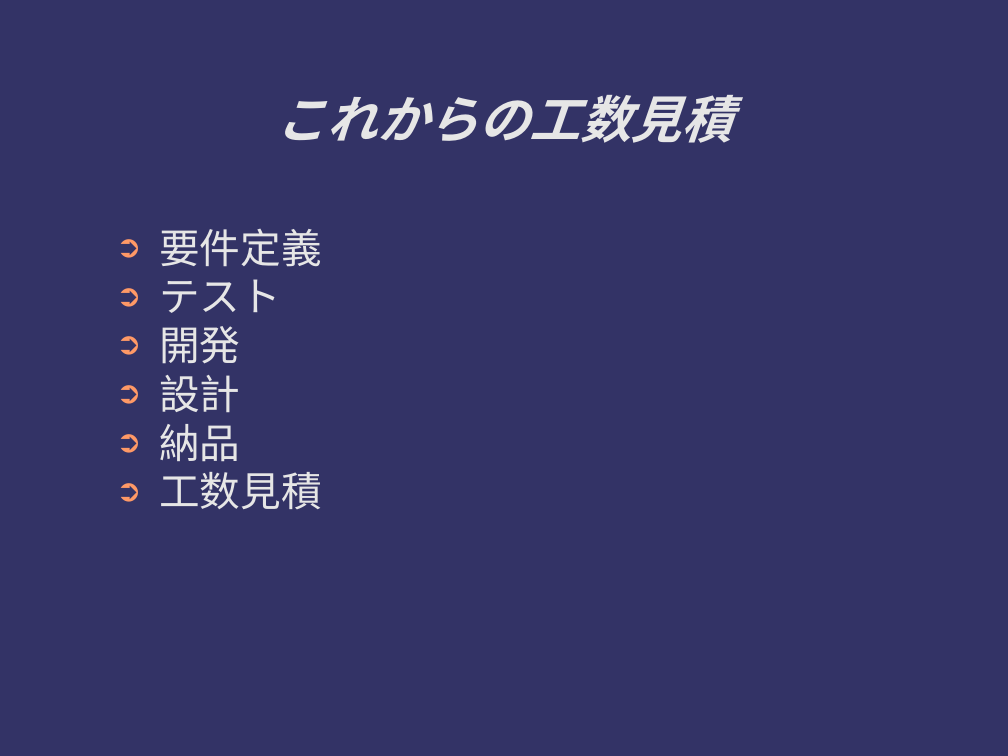
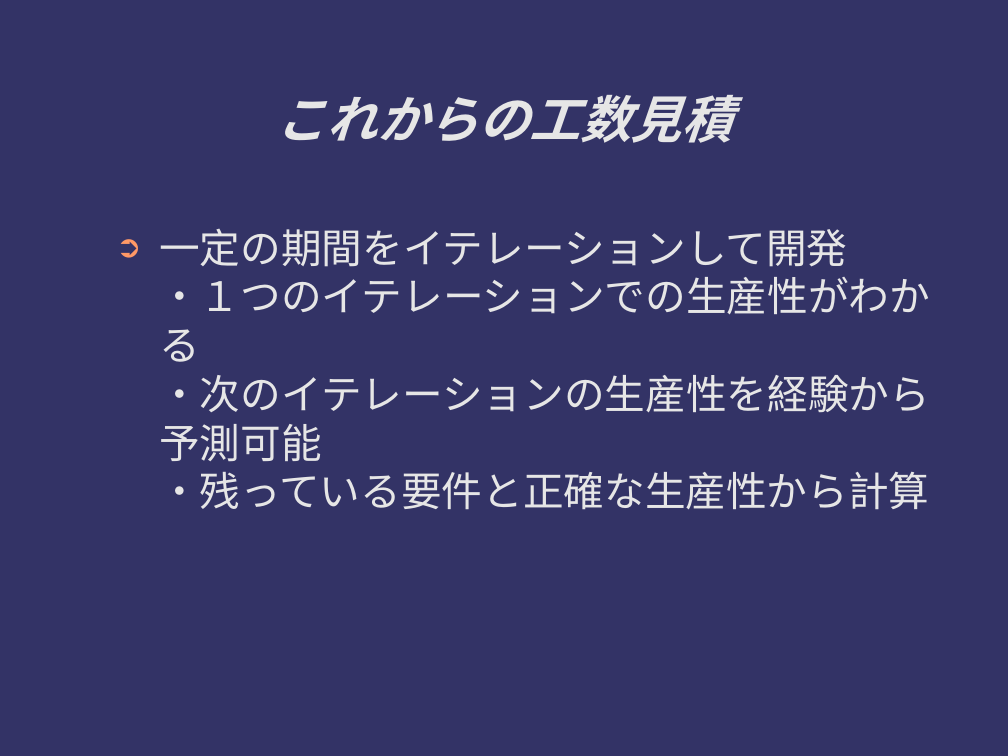
Before and after one commit to ichylinux/daddy, a slide deck: slide 15 of doc/concept.odp. Drawn at 1008x756 pixels with LibreOffice and Linux fonts; fonts in the diff are those of the drawing. Boxes give left, top, right and bottom in pixels: in the first picture for what was removed or moved away, otherwise in the second. Text is boxed around its words. In the diff, an @@ line names an element or a change of style, - is before the commit and + after.

```diff
--- a/doc/concept.odp
+++ b/doc/concept.odp
@@ text at [159, 229, 930, 510]: text changed @@
-➲ 要件定義
-➲ テスト
-➲ 開発
-➲ 設計
-➲ 納品
-➲ 工数見積
+➲ 一定の期間をイテレーションして開発
+  ・１つのイテレーションでの生産性がわかる
+  ・次のイテレーションの生産性を経験から予測可能
+  ・残っている要件と正確な生産性から計算
```
Also in this commit, not shown: 4 other slides changed.
